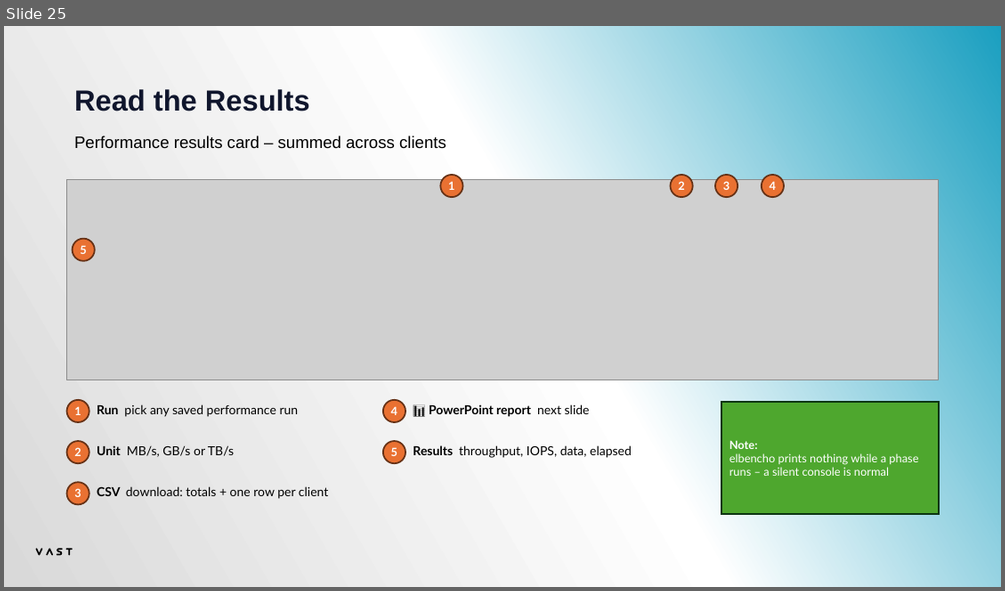
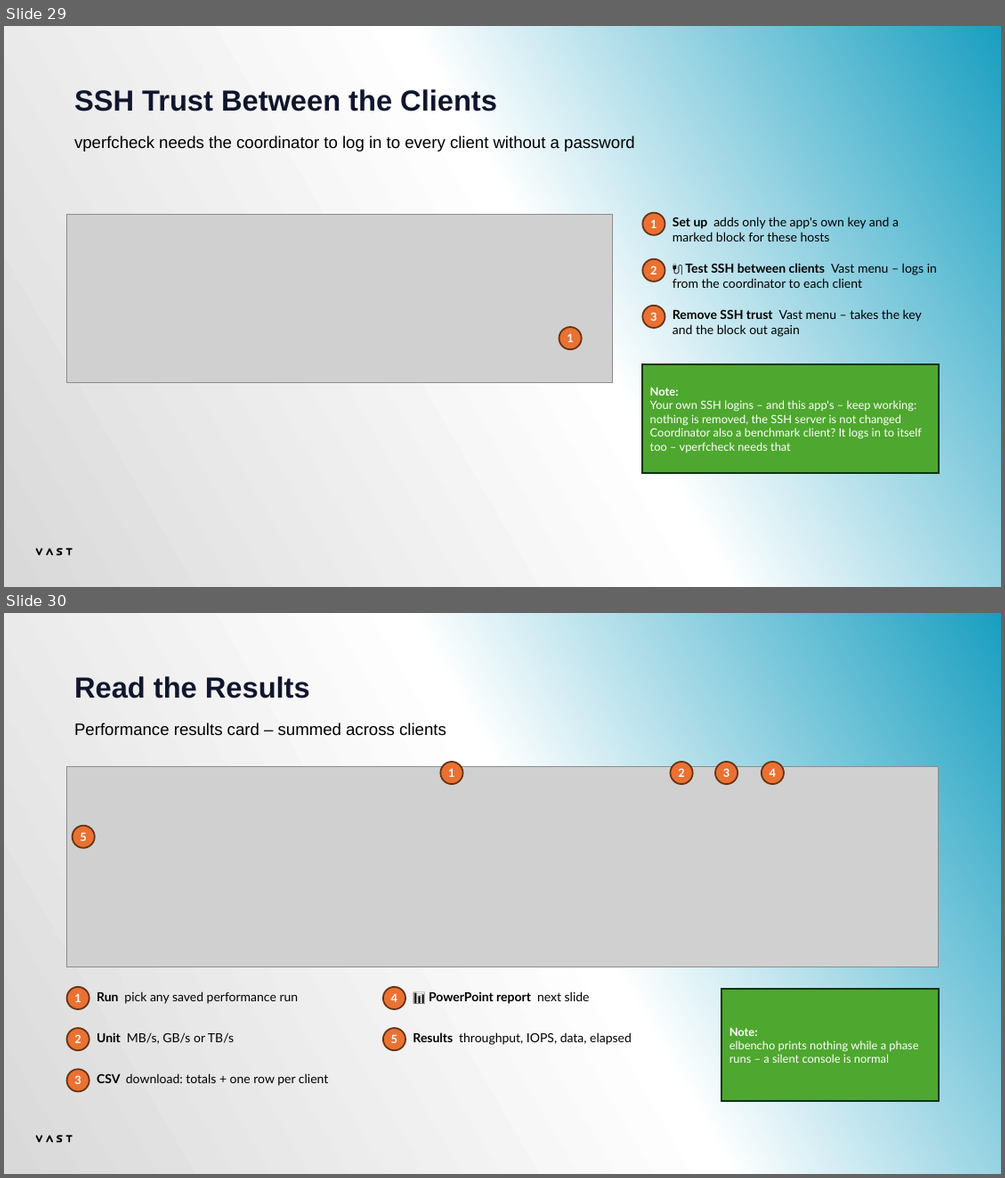
Before and after one commit to alexaung-staryskai/vast-test-automation, a slide deck: VAST Test Bench - Tester Manual.pptx. Shown one above the other, each under a label of ours: slide 25 before the commit, slides 29 and 30 after it. The pictures are 1005x591 and 1005x1178 pixels, drawn with LibreOffice and Linux fonts; fonts in the diff are those of the drawing; grey boxes stand for pictures. Boxes give left, top, right and bottom in pixels: in the first picture for what was removed or moved away, otherwise in the second. Text is boxed around its words. In the diff, an @@ line names an element or a change of style, - is before the commit and + after.

```diff
--- a/VAST Test Bench - Tester Manual.pptx
+++ b/VAST Test Bench - Tester Manual.pptx
@@ slide 29 added at [4, 26, 1001, 587], background gradient #1A9FC0 to #FFFFFF to #D9D9D9; not listed: 4 template elements that a slide beside it also shows @@
@@ text added at [74, 89, 497, 111], 28 pt, text gradient #10162D to #1FD9FE, bold @@
+SSH Trust Between the Clients
@@ text added at [74, 135, 635, 151], 16 pt, text #000000 @@
+vperfcheck needs the coordinator to log in to every client without a password
@@ picture added at [67, 215, 613, 384] @@
@@ ellipse added at [643, 213, 665, 235], fill #E97132, outline #663216 1.5 pt, 11 pt, text #FFFFFF, bold @@
+1
@@ text added at [672, 216, 898, 241], 12 pt, text #000000 @@
+Set up adds only the app's own key and a marked block for these hosts
@@ ellipse added at [643, 259, 665, 281], fill #E97132, outline #663216 1.5 pt, 11 pt, text #FFFFFF, bold @@
+2
@@ text added at [672, 263, 937, 288], 12 pt, text #000000 @@
+🔌 Test SSH between clients Vast menu – logs in from the coordinator to each client
@@ ellipse added at [643, 305, 665, 328], fill #E97132, outline #663216 1.5 pt, 11 pt, text #FFFFFF, bold @@
+3
@@ text added at [672, 309, 922, 337], 12 pt, text #000000 @@
+Remove SSH trust Vast menu – takes the key and the block out again
@@ ellipse added at [558, 327, 582, 349], fill #E97132, outline #663216 1.5 pt, 11 pt, text #FFFFFF, bold @@
+1
@@ rectangle added at [643, 365, 938, 473], fill #4EA72E, outline #0D3612 1.5 pt, 11 pt, text #FFFFFF @@
+Note:
+Your own SSH logins – and this app's – keep working: nothing is removed, the SSH server is not changed
+Coordinator also a benchmark client? It logs in to itself too – vperfcheck needs that
@@ what was slide 25 is now slide 30 @@
```
Also in this commit, not shown: 8 slides changed, 4 other slides added.
